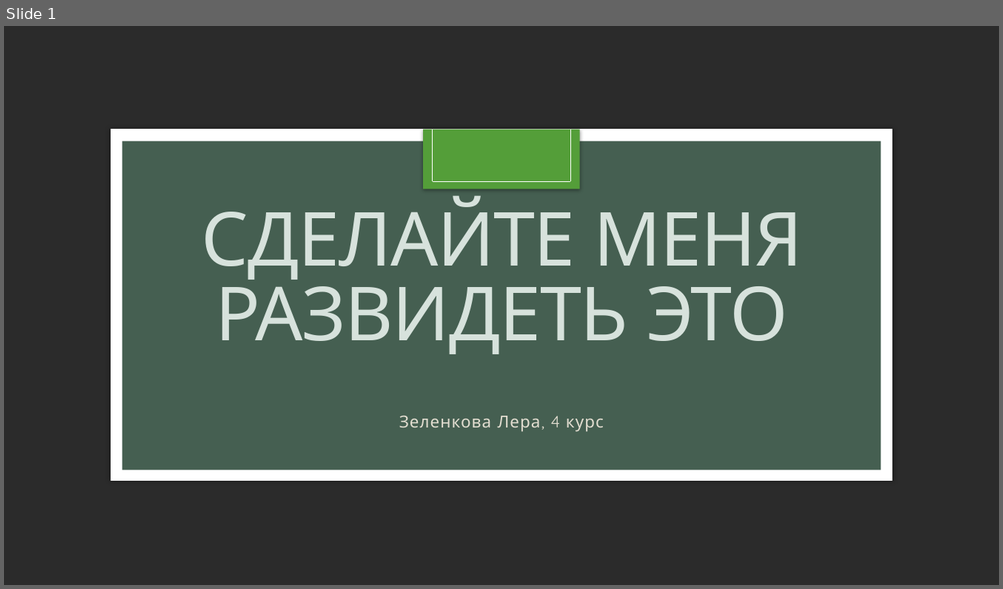
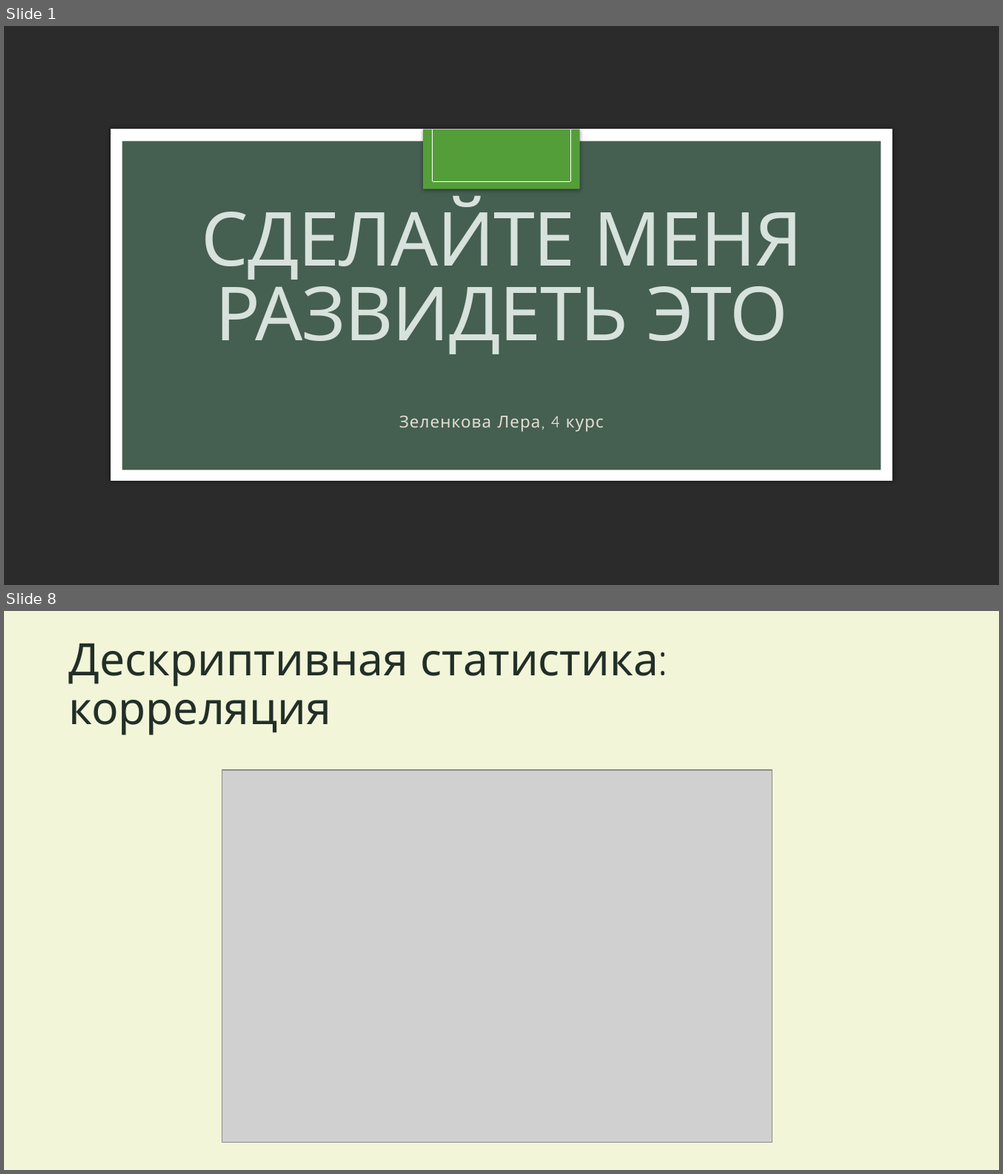
Before and after one commit to Lera-Z/hsecxg, a slide deck: Презентация.pptx. Shown one above the other, each under a label of ours: slide 1 before the commit, slides 1 and 8 after it; the slides between them are not shown. The pictures are 1003x589 and 1003x1174 pixels, drawn with LibreOffice and Linux fonts; fonts in the diff are those of the drawing; grey boxes stand for pictures; background and template pictures are left out; a plain dark background stands for a picture behind light text. Boxes give left, top, right and bottom in pixels: in the first picture for what was removed or moved away, otherwise in the second. Text is boxed around its words. In the diff, an @@ line names an element or a change of style, - is before the commit and + after.

```diff
--- a/Презентация.pptx
+++ b/Презентация.pptx
@@ slide 8 added at <box>4,611,999,1170</box>, background #F2F5D8 @@
@@ title added at <box>68,644,659,735</box>, 43.2 pt, text #223028 @@
+Дескриптивная статистика: корреляция
@@ picture added at <box>222,770,771,1143</box> @@
```
Also in this commit, not shown: 3 slides changed, 7 other slides added, 2 other files.
